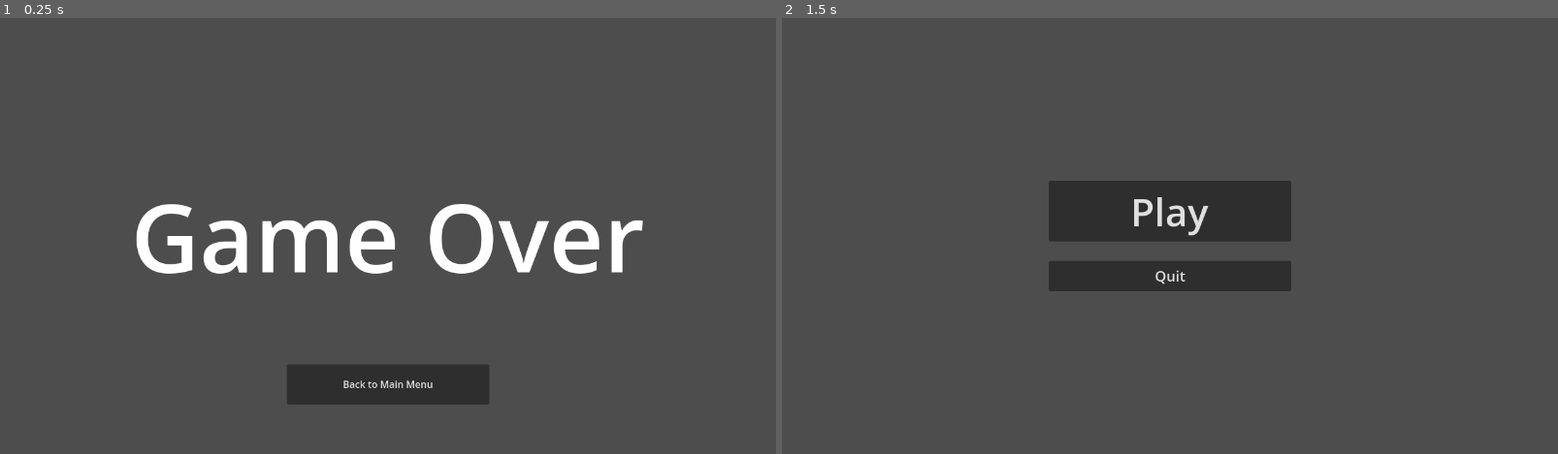
Above: before the commit, frames 1-2 (left to right).
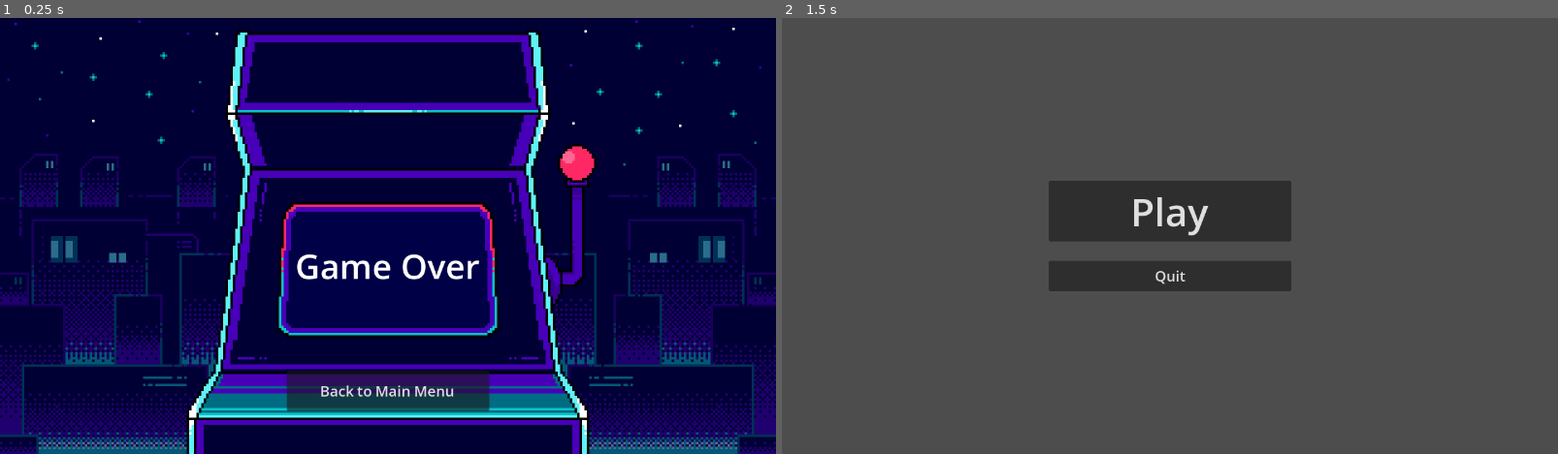
Above: after the commit, the same moments.

Repository: saveligulas/hackathon2025
Game: Godot game, scene res://scenes/game_over.tscn
Same seed, same stepped clock (60 frames per second), same inputs: the game is played once before the commit and once after it. This scene is started directly instead of the project's main scene.
Inputs:
- Up to frame 1 (0.25 s): no input
- Up to frame 2 (1.5 s): tap Enter at 0.5 s; click "Back to Main Menu" at 1.25 s

The runs differ from the first frame. In frame 1, 100% of the frame differs, in the area x 0-100%, y 0-100%; in frame 2, nothing differs.

Commit message:
Add Game over screen

Diff:
--- a/scenes/gameManager.tscn
+++ b/scenes/gameManager.tscn
@@ -1,14 +1,12 @@
-[gd_scene load_steps=5 format=3 uid="uid://3q562bptvde1"]
+[gd_scene load_steps=4 format=3 uid="uid://3q562bptvde1"]
 
 [ext_resource type="Script" uid="uid://cljcr5ci5arug" path="res://src/core/gameManager.gd" id="1_83k1r"]
 [ext_resource type="PackedScene" uid="uid://etprqw7bt31" path="res://scenes/runManager.tscn" id="2_bb4tu"]
 [ext_resource type="PackedScene" uid="uid://cwbgackfb74xc" path="res://scenes/scoreCalculator.tscn" id="3_x7fn8"]
-[ext_resource type="Script" uid="uid://dntbip43vj61" path="res://src/score/score_calculator.gd" id="4_bbeu6"]
 
 [node name="GameManager" type="Node"]
 script = ExtResource("1_83k1r")
 
 [node name="ScoreCalculator" parent="." instance=ExtResource("3_x7fn8")]
-script = ExtResource("4_bbeu6")
 
 [node name="RunManager" parent="." instance=ExtResource("2_bb4tu")]
--- a/scenes/game_over.tscn
+++ b/scenes/game_over.tscn
@@ -1,6 +1,7 @@
-[gd_scene load_steps=2 format=3 uid="uid://dshh66ykc4x6m"]
+[gd_scene load_steps=3 format=3 uid="uid://dshh66ykc4x6m"]
 
 [ext_resource type="Script" uid="uid://col0dybwb6ckr" path="res://src/core/game_over.gd" id="1_xeevv"]
+[ext_resource type="Texture2D" uid="uid://bgeojx0d75qo5" path="res://assets/sprites/MainMenuCover.png" id="2_wqhvx"]
 
 [node name="GameOver" type="Control"]
 layout_mode = 3
@@ -12,14 +13,30 @@
 script = ExtResource("1_xeevv")
 metadata/_edit_vertical_guides_ = [640.0]
 
-[node name="Label" type="Label" parent="."]
+[node name="TextureRect" type="TextureRect" parent="."]
 layout_mode = 1
 anchors_preset = 15
 anchor_right = 1.0
 anchor_bottom = 1.0
 grow_horizontal = 2
 grow_vertical = 2
-theme_override_font_sizes/font_size = 156
+texture = ExtResource("2_wqhvx")
+expand_mode = 2
+
+[node name="Label" type="Label" parent="."]
+layout_mode = 1
+anchors_preset = 8
+anchor_left = 0.5
+anchor_top = 0.5
+anchor_right = 0.5
+anchor_bottom = 0.5
+offset_left = -153.0
+offset_top = 11.0
+offset_right = 151.0
+offset_bottom = 88.0
+grow_horizontal = 2
+grow_vertical = 2
+theme_override_font_sizes/font_size = 56
 text = "Game Over"
 horizontal_alignment = 1
 vertical_alignment = 1
@@ -32,9 +49,10 @@
 anchor_right = 0.5
 anchor_bottom = 1.0
 offset_left = -167.0
-offset_top = -148.0
+offset_top = -137.0
 offset_right = 167.25806
-offset_bottom = -82.0
+offset_bottom = -71.0
 grow_horizontal = 2
 grow_vertical = 0
+theme_override_font_sizes/font_size = 24
 text = "Back to Main Menu"
